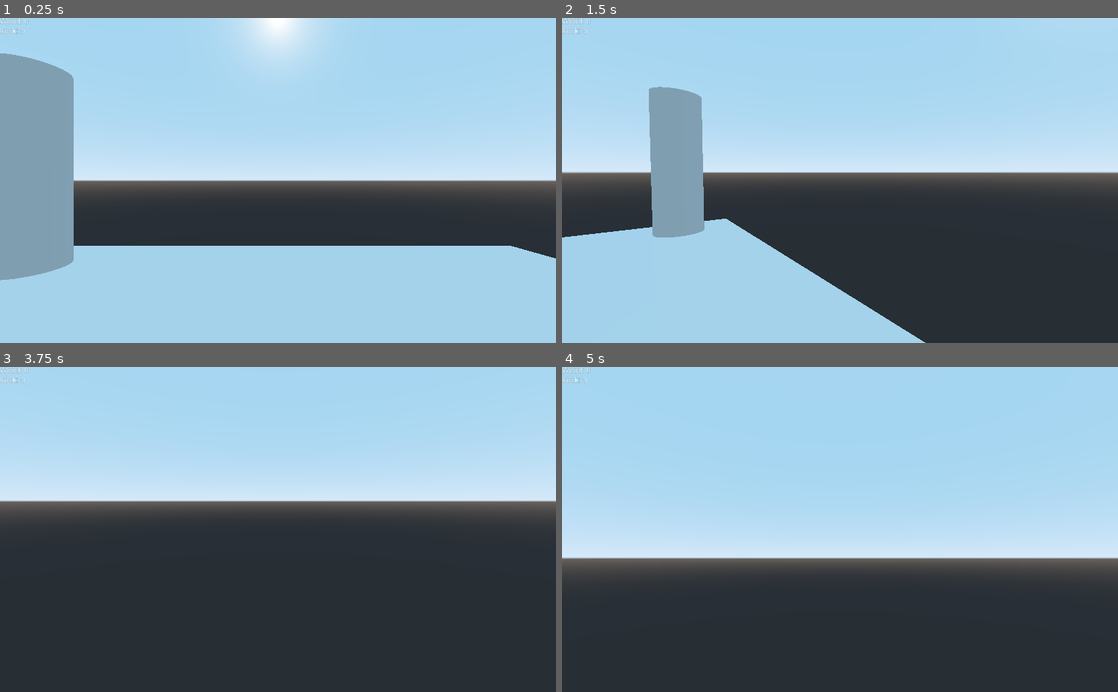
Above: before the commit, frames 1-4 (two rows, left to right).
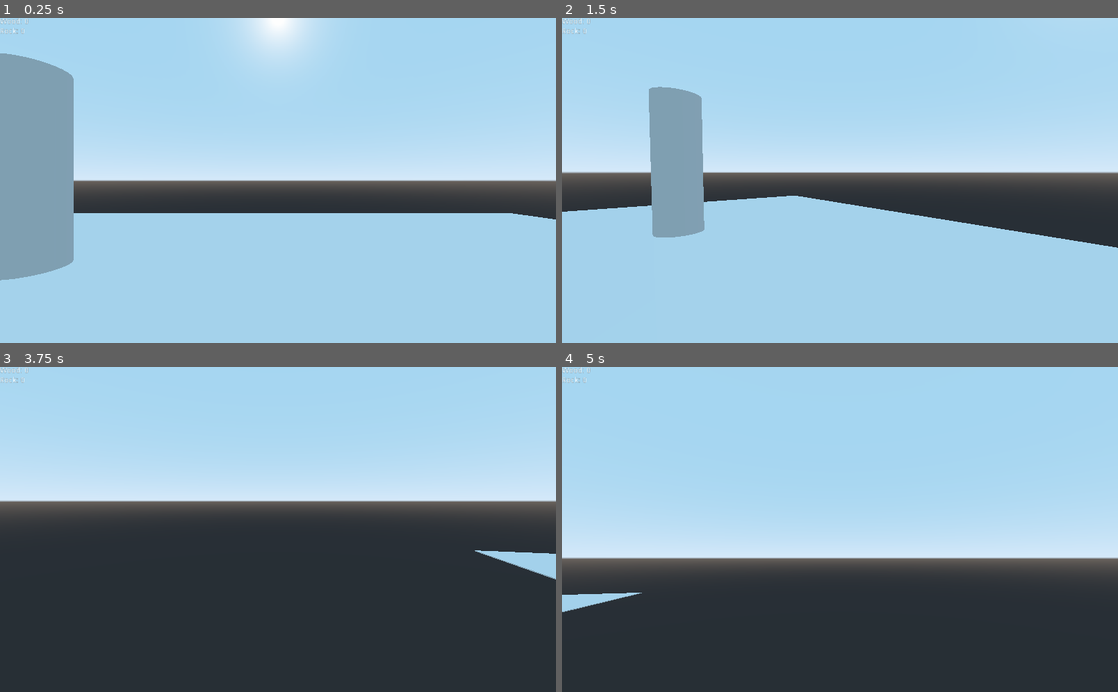
Above: after the commit, the same moments.

Repository: Xwilarg/BearJam
Game: Godot game, scene res://Scenes/Main.tscn
The game is run twice, just before and just after one commit, with the same random seed, the same clock (stepped at 60 frames per second) and the same inputs.
Inputs (mouse positions are in pixels of both pictures, inside the frame that each line leads up to):
- Up to frame 1 (0.25 s): no input
- Up to frame 2 (1.5 s): tap Enter at 0.5 s; move the mouse to (867, 180) at 0.52 s; hold Space (action_spacebar) 0.53-1.28 s; hold W (forward) from 0.53 s (still down); move the mouse to (812, 180) at 1.27 s; tap Space (action_spacebar) at 1.35 s
- Up to frame 3 (3.75 s): keep holding W (forward); move the mouse to (289, 523) at 2.02 s; hold Space (action_spacebar) 2.03-2.78 s; move the mouse to (272, 536) at 2.77 s; tap Space (action_spacebar) at 2.85, 3.5 s; move the mouse to (316, 532) at 3.52 s; hold Space (action_spacebar) from 3.53 s (still down)
- Up to frame 4 (5 s): keep holding W (forward); move the mouse to (795, 526) at 4.27 s; release Space (action_spacebar) at 4.28 s; tap Space (action_spacebar) at 4.35 s

The runs differ from the first frame. In frame 1, 8.8% of the frame differs, in the area x 13-100%, y 60-74%; in frame 2, 22%, in the area x 0-100%, y 54-100%; in frame 3, 0.6%; in frame 4, 0.4%.

Commit message:
Improve NPC genericity

Diff:
--- a/Prefabs/Squirrel.tscn
+++ b/Prefabs/Squirrel.tscn
@@ -1,6 +1,6 @@
 [gd_scene load_steps=5 format=2]
 
-[ext_resource path="res://Scripts/NPC.gd" type="Script" id=1]
+[ext_resource path="res://Scripts/Squirrel.gd" type="Script" id=1]
 
 [sub_resource type="BoxShape" id=5]
 
--- a/Scenes/Main.tscn
+++ b/Scenes/Main.tscn
@@ -5,10 +5,10 @@
 [ext_resource path="res://Prefabs/Tree.tscn" type="PackedScene" id=3]
 
 [sub_resource type="BoxShape" id=3]
-extents = Vector3( 10, 0.02, 10 )
+extents = Vector3( 20, 0.02, 20 )
 
 [sub_resource type="CubeMesh" id=4]
-size = Vector3( 20, 0.04, 20 )
+size = Vector3( 40, 0.04, 40 )
 
 [node name="Main" type="Spatial"]
 
--- a/Scripts/NPC.gd
+++ b/Scripts/NPC.gd
@@ -1,9 +1,9 @@
 extends StaticBody
 
+class_name NPC
+
+var resId : int
 var myResources = 0
-
-func _ready():
-	pass
 
 func _on_Area_body_entered(body):
 	if body.name == "Player":
--- /dev/null
+++ b/Scripts/Squirrel.gd
@@ -0,0 +1,4 @@
+extends NPC
+
+func _ready():
+	myResources = 0
--- a/project.godot
+++ b/project.godot
@@ -7,6 +7,16 @@
 ;   param=value ; assign values to parameters
 
 config_version=4
+
+_global_script_classes=[ {
+"base": "StaticBody",
+"class": "NPC",
+"language": "GDScript",
+"path": "res://Scripts/NPC.gd"
+} ]
+_global_script_class_icons={
+"NPC": ""
+}
 
 [application]
 
